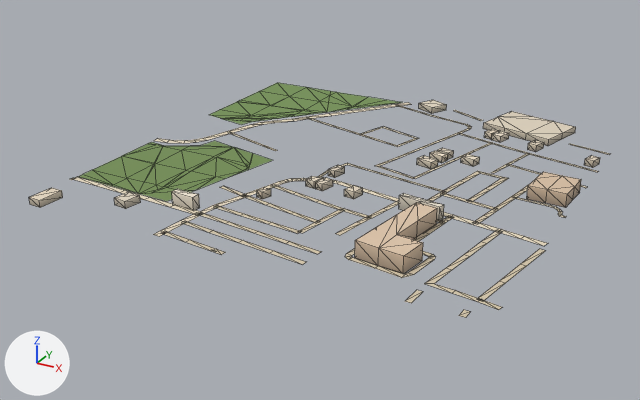
What one commit did to the glTF model public/assets/bengaluru-region-v1/tiles/t20_-32-l0.glb.
The view is the same before and after, from a 50 mm camera at (10673.0, -16591.0, 371.0) aimed at (10227.0, -15780.0, -34.0). The axes (+X, +Y, +Z) are drawn at lower left. The lights are the same throughout. The first picture is the older version. Mesh edges are drawn as thin lines.

Before the edit, the objects in view are built like this:
```python
me_building = bpy.data.meshes.new('building')
me_building.from_pydata(...)  # 204 vertices, 263 faces; spans x 9.0..496.0, y -3.0..513.0, z 0.0..18.0
me_building.materials.append(mat_building)
me_ground = bpy.data.meshes.new('ground')
me_ground.from_pydata(...)  # 563 vertices, 526 faces; spans x -2.0..503.0, y -3.0..503.0, z 1.0
me_ground.materials.append(mat_ground)
ob_building = bpy.data.objects.new('building', me_building)
ob_building.location = (10000.0, -16000.0, 0.0)
ob_ground = bpy.data.objects.new('ground', me_ground)
ob_ground.location = (10000.0, -16000.0, 0.0)
```
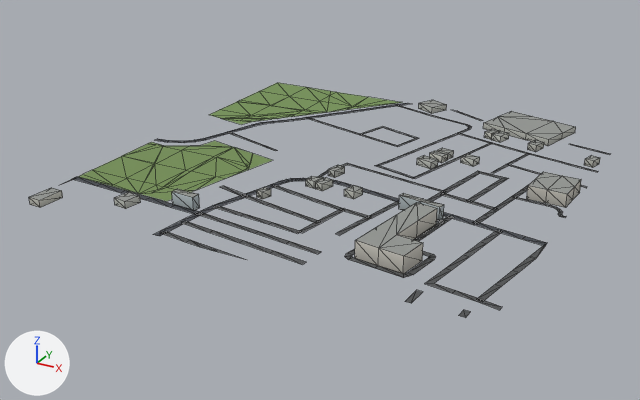
Where the change shows, as pixel boxes [x1, y1, x2, y2] in the pictures (640 x 400 px; the box of a moved part takes in the faces that stretch with it):
'ground', reshaped
    before: [69, 83, 610, 318]
    after: [60, 83, 610, 318]
part 1 of me_building, recoloured
    both: [29, 100, 600, 274]
part 2 of me_ground, rebuilt
    before: [154, 102, 410, 143]
    after: [155, 103, 411, 143]
part 3 of me_ground, moved or reshaped
    both: [375, 229, 547, 310]
part 4 of me_ground, moved or reshaped
    both: [529, 144, 610, 188]
part 5 of me_ground, moved or reshaped
    before: [171, 205, 225, 255]
    after: [171, 205, 247, 260]
part 6 of me_ground, recoloured
    both: [73, 105, 587, 304]

The change, as a list of edits to the scene's bpy script:
```text
Change me_building:
    used by ob_building; location = (10000.0, -16000.0, 0.0)
    remove me_building.from_pydata(...)  # 204 vertices, 263 faces; spans x 9.0..496.0, y -3.0..513.0, z 0.0..18.0
    add me_building.from_pydata(...)  # 204 vertices, 322 faces; spans x 9.0..496.0, y -3.0..513.0, z 0.0..18.0
    me_building part 1: 263 kept faces spanning x 9.0..496.0, y -3.0..513.0, z 0.0..18.0 get new vertex colours
    edits to the shape of me_building do not show in these pictures
Change me_ground:
    used by ob_ground; location = (10000.0, -16000.0, 0.0)
    remove me_ground.from_pydata(...)  # 563 vertices, 526 faces; spans x -2.0..503.0, y -3.0..503.0, z 1.0
    add me_ground.from_pydata(...)  # 565 vertices, 528 faces; spans x 0.0..500.0, y 0.0..500.0, z 1.0
    me_ground part 2: the loose piece of 34 vertices spanning x -1.0..218.0, y 209.0..503.0, z 1.0 is rebuilt with 34 vertices and now spans x 0.0..219.0, y 210.0..500.0, z 1.0
    me_ground part 3: 13 vertices moved from x 362.0..499.0, y 24.0..161.0, z 1.0 to x 363.0..500.0, y 30.0..162.0, z 1.0; 7 vertices removed from x 476.0..503.0, y 30.0..168.0, z 1.0; 10 vertices added at x 477.0..500.0, y 24.0..168.0, z 1.0
    me_ground part 4: 4 vertices moved from x 443.0..469.0, y 322.0..383.0, z 1.0 to x 446.0..470.0, y 322.0..382.0, z 1.0; 4 vertices removed from x 471.0..475.0, y 372.0..439.0, z 1.0; 4 vertices added at x 477.0..479.0, y 371.0..438.0, z 1.0
    me_ground part 5: 3 vertices moved from x 174.0..248.0, y 3.0..66.0, z 1.0 to x 173.0..273.0, y 0.0..65.0, z 1.0; 2 vertices removed from x 236.0..247.0, y -3.0..-2.0, z 1.0; 2 vertices added at x 222.0..236.0, y 0.0, z 1.0
    me_ground part 6: 335 kept faces spanning x 0.0..500.0, y 0.0..500.0, z 1.0 get new vertex colours; the middle colour goes from beige #d7c9ae to dark grey #535556
    other edits to the shape of me_ground do not show in these pictures
```
